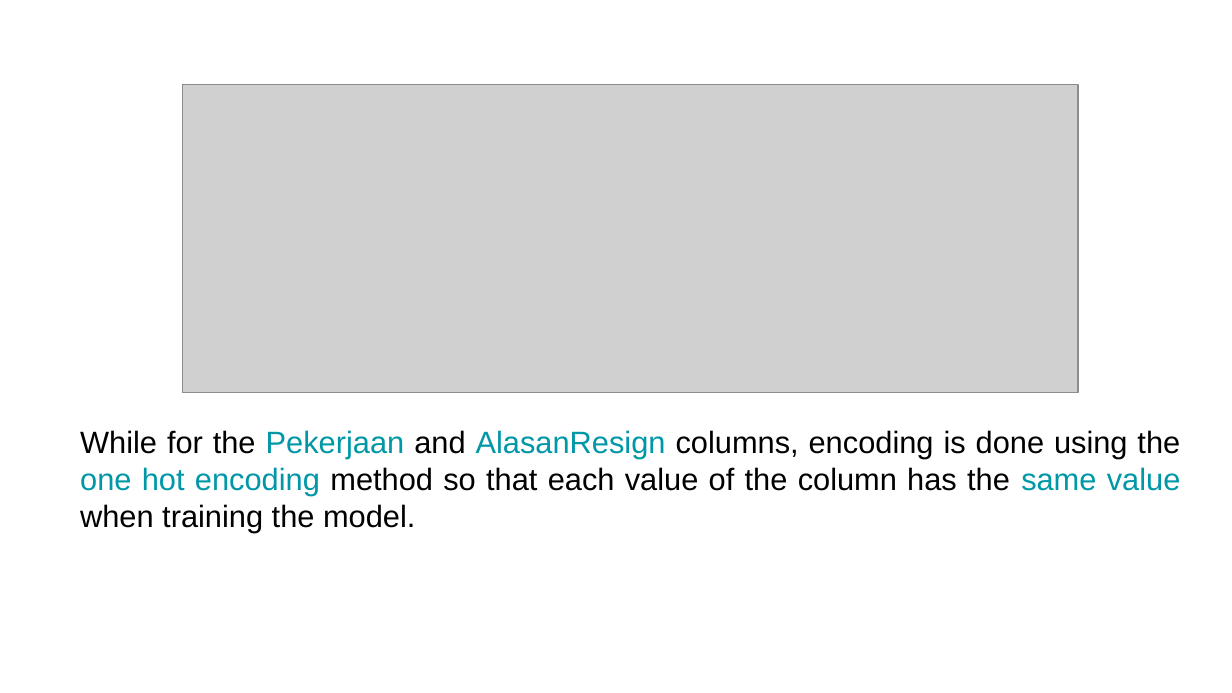
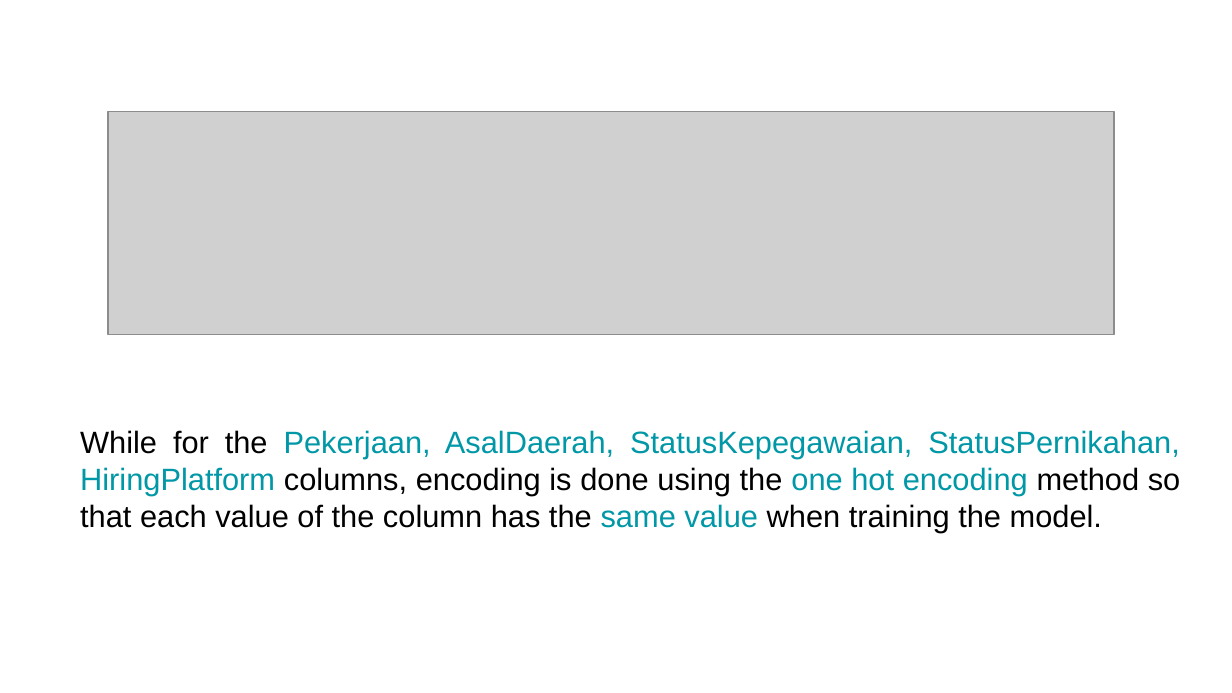
Before and after one commit to ferrysetefanus/Improving-Employee-Retention-by-Predicting-Employee-Attrition-Using-Machine-Learning, a slide deck: slide 2 of Template_Tugas_4__Improving_Employee_Retention_by_Predicting_Employee_Attrition_Using_Machine_Learning-a80598e0-2e84-49f5-aafb-c55d869fd071.pptx. Drawn at 1232x693 pixels with LibreOffice and Linux fonts; fonts in the diff are those of the drawing; grey boxes stand for pictures; background and template pictures are left out. Boxes give left, top, right and bottom in pixels: in the first picture for what was removed or moved away, otherwise in the second. Text is boxed around its words. In the diff, an @@ line names an element or a change of style, - is before the commit and + after.

```diff
--- a/Template_Tugas_4__Improving_Employee_Retention_by_Predicting_Employee_Attrition_Using_Machine_Learning-a80598e0-2e84-49f5-aafb-c55d869fd071.pptx
+++ b/Template_Tugas_4__Improving_Employee_Retention_by_Predicting_Employee_Attrition_Using_Machine_Learning-a80598e0-2e84-49f5-aafb-c55d869fd071.pptx
@@ picture: place and size @@
-picture at (182,85,1078,393)
+picture at (108,112,1115,335)
@@ text at (80,430,1180,533): text changed @@
-While for the Pekerjaan and AlasanResign columns, encoding is done using the one hot encoding method so that each value of the column has the same value when training the model.
+While for the Pekerjaan, AsalDaerah, StatusKepegawaian, StatusPernikahan, HiringPlatform columns, encoding is done using the one hot encoding method so that each value of the column has the same value when training the model.
```
Also in this commit, not shown: 3 other slides changed, 1 other file.
